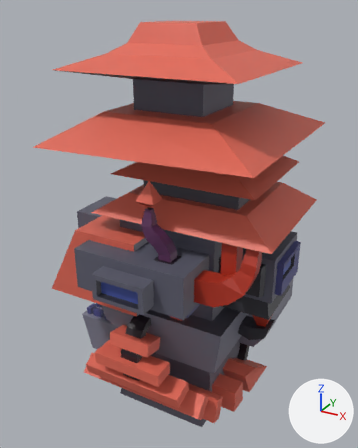
A saved change to the Blender file Art.Src/TowerGenerator/Chunks_00.blend.
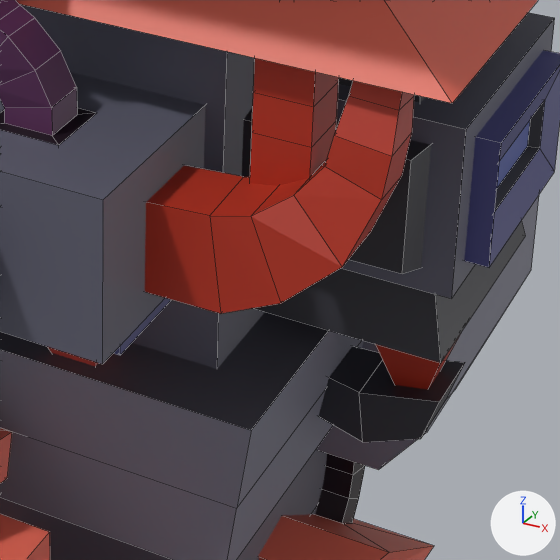
Each version appears first whole from a 50 mm lens placed at (6.38, 5.86, 14.64), pointed at (-3.89, 24.53, 5.3), and next in a close-up on the part from 44% to 83% of the width and 51% to 83% of the height. Arrows for +X, +Y and +Z are at lower right; the lights stay in place. The close-ups show mesh edges as thin lines.
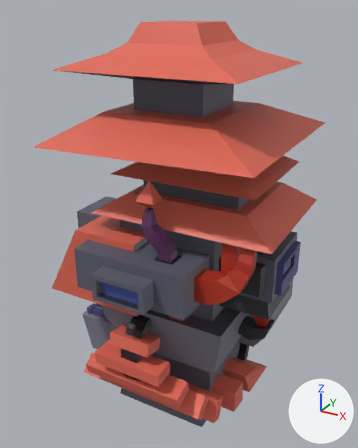
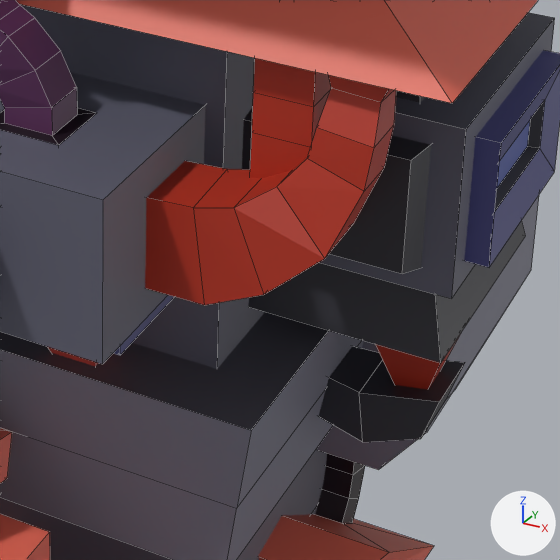
Boxes (x1, y1, x2, y2) around the edits, measured in the close-ups (560 x 560 px):
'Cube.020', reshaped, moved: before (145, 81, 414, 314); after (145, 75, 396, 305)
part 1 of me_cube_069, built on: before (349, 81, 414, 110); after (328, 75, 394, 102)

What the commit changed:
me_cube_069 is used by ob_cube_020; parent ob_groupset_decals_001; location (-1.244, 17.65, -0.0917); rotation (0.0, -3.28, 0.0), in degrees (0, -188, 0); scale (0.763, 0.513, 0.594).
me_cube_069 had 32 vertices, 30 faces and spanned x -3.38..1.0, y -0.9..1.54, z -3.34..0.88.
me_cube_069 now has 36 vertices, 34 faces and spans x -3.61..1.0, y -0.9..1.71, z -3.39..0.88.
Part 1, on me_cube_069:
4 faces are deleted.
4 vertices move from x -3.38..-2.77, y 0.77..1.54, z -3.34..-3.15 to x -3.61..-2.54, y 0.34..1.71, z -3.39..-3.12.
4 vertices are added at (-3.44, 1.59, -2.88), (-3.45, 0.54, -2.88), (-2.63, 0.51, -3.09), (-2.62, 1.56, -3.08).
8 new faces join them.
In object 'Cube.020' (ob_cube_020), parent goes from ob_groupset_decals_001 to ob_empty_003.
In object 'Cube.020' (ob_cube_020), matrix_parent_inverse goes from Matrix(((1.0, 0.0, 0.0, 2.605), (0.0, 1.0, 0.0, -20.78), (0.0, 0.0, 1.0, 0.0245), (0.0, 0.0, 0.0, 1.0))) to Matrix(((1.0, 0.0, 0.0, 0.495), (0.0, 1.0, 0.0, -21.01), (0.0, 0.0, 1.0, -5.25), (0.0, 0.0, 0.0, 1.0))).
Object 'Cube.020' (ob_cube_020) moves from (-1.244, 17.65, -0.0917) to (-1.431, 21.38, 4.315).
Object 'Empty.003' (ob_empty_003) is new.
Its parent is ob_groupset_decals_001.
Its matrix parent inverse is Matrix(((1.0, 0.0, 0.0, 2.605), (0.0, 1.0, 0.0, -24.5), (0.0, 0.0, 1.0, -4.351), (0.0, 0.0, 0.0, 1.0))).
Its location is (-0.495, 21.01, 5.25).
